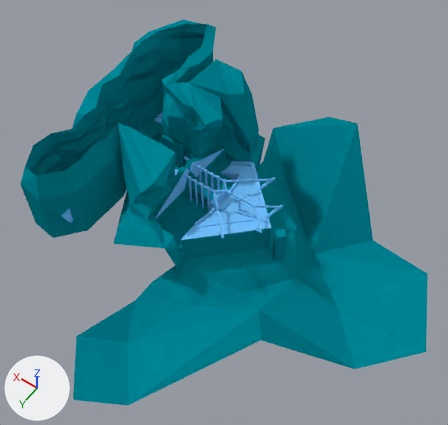
Two versions of the Blender file assets/lvl/tutorial_01.blend, one commit apart.
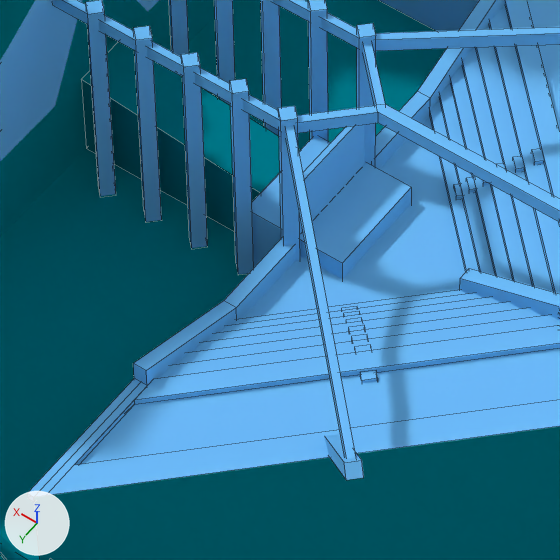
The first picture shows the older version from a 50 mm lens placed at (-266.0, 315.0, 478.0), pointed at (-46.0, 7.0, -5.0). The close-ups show both versions on the part from 40% to 56% of the width and 41% to 58% of the height of that picture; other places that the commit changed are outside them. Arrows for +X, +Y and +Z are at lower left; the lights stay in place. The close-ups show mesh edges as thin lines.
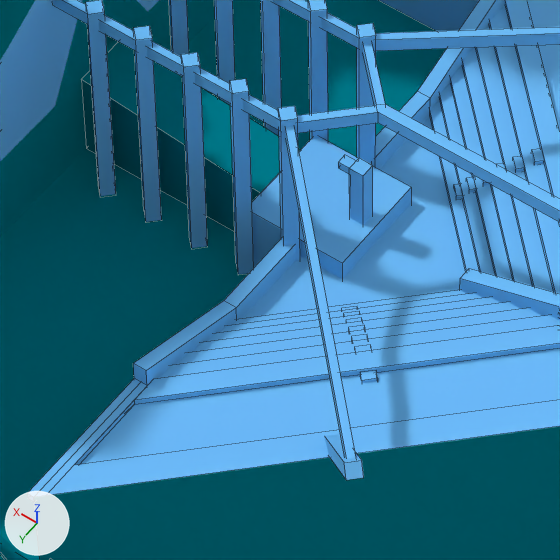
Changed parts and their boxes (x1, y1, x2, y2) in the close-ups (560 x 560 px):
part 1 of me_cube_001, added (blue): after (338, 155, 373, 225)
part 2 of me_cube_001, deleted (blue): before (299, 125, 364, 233)

What changed in the scene script:
```text
Change me_cube_001:
    used by ob_cube; location = (0.0, 0.0, 0.0)
    remove me_cube_001.from_pydata(...)  # 550 vertices, 325 faces, 1 loose edge; spans x -113.2..1.8, y -61.1..61.1, z -49.5..22.0
    add me_cube_001.from_pydata(...)  # 558 vertices, 333 faces, 1 loose edge; spans x -113.2..1.8, y -61.1..61.1, z -49.5..22.0
    me_cube_001 part 1: a new loose piece of 16 vertices spanning x -41.5..-37.4, y -1.1..1.0, z -3.5..7.0, in mat_material_003 (blue #71c2ff)
    me_cube_001 part 2: the loose piece of 8 vertices spanning x -35.7..-34.9, y -7.7..7.7, z -3.2..6.7 is deleted
```
